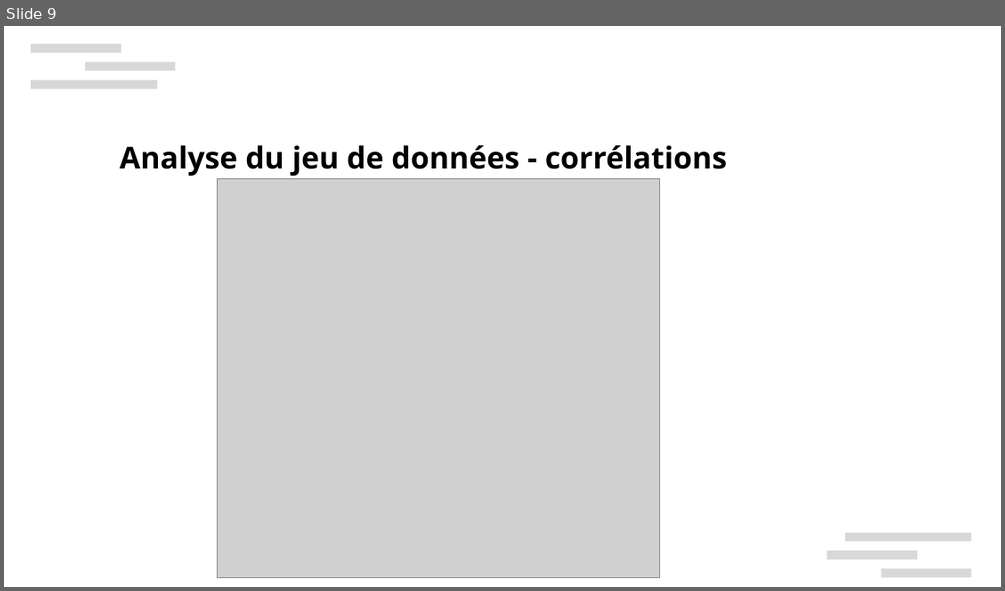
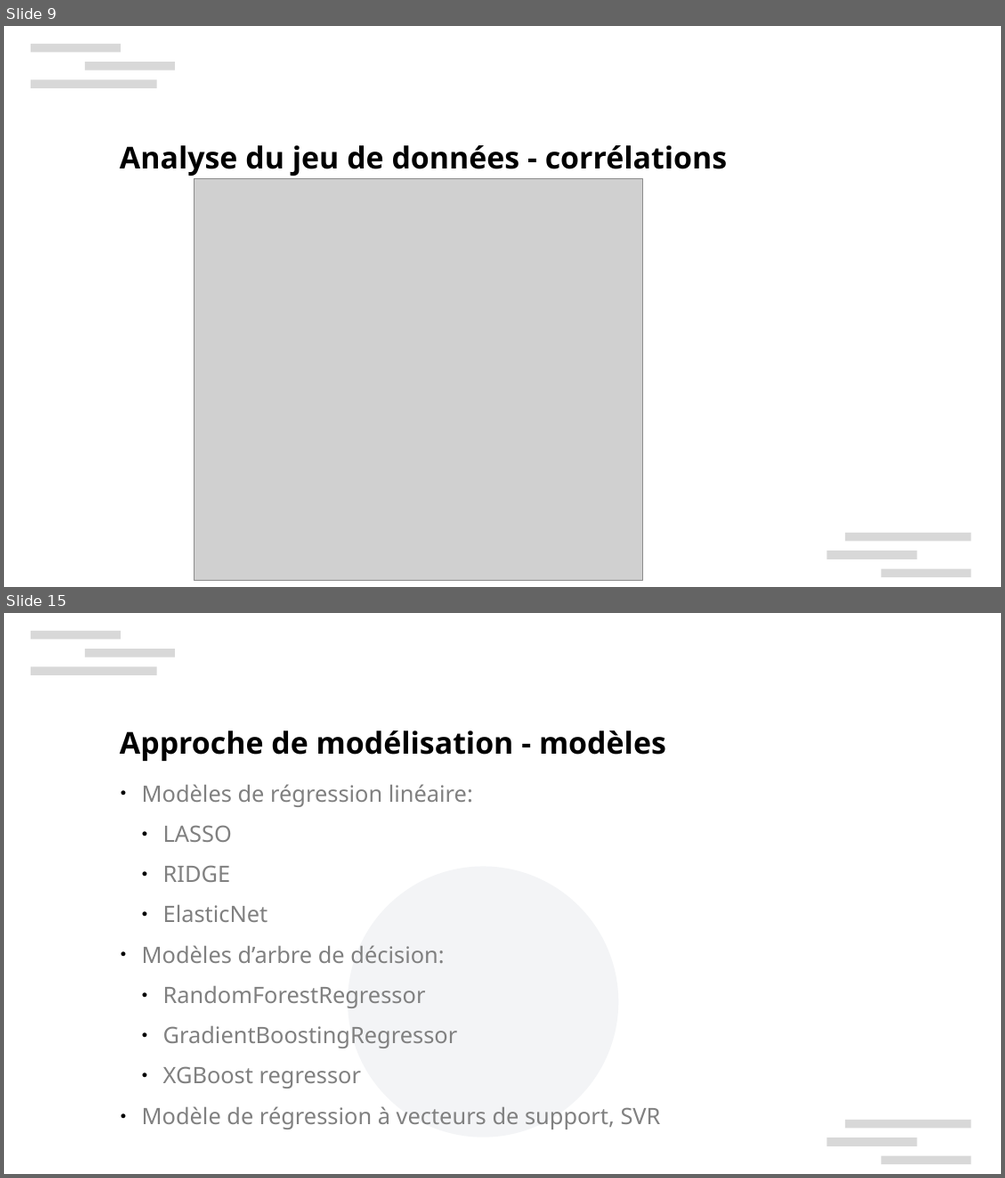
Before and after one commit to xbarrelet/ml-project-3, a slide deck: Barrelet_Xavier_3_presentation_130624.pptx. Shown one above the other, each under a label of ours: slide 9 before the commit, slides 9 and 15 after it; the slides between them are not shown. The pictures are 1005x591 and 1005x1178 pixels, drawn with LibreOffice and Linux fonts; fonts in the diff are those of the drawing; grey boxes stand for pictures; background and template pictures are left out. Boxes give left, top, right and bottom in pixels: in the first picture for what was removed or moved away, otherwise in the second. Text is boxed around its words. In the diff, an @@ line names an element or a change of style, - is before the commit and + after.

```diff
--- a/Barrelet_Xavier_3_presentation_130624.pptx
+++ b/Barrelet_Xavier_3_presentation_130624.pptx
@@ slide 15 added at [4, 613, 1001, 1174], background #FFFFFF; not listed: 6 template elements that a slide beside it also shows @@
@@ text added at [120, 730, 666, 761], 24 pt, text #000000, bold @@
+Approche de modélisation - modèles
@@ text added at [142, 784, 661, 1129], 18 pt, text #808080 @@
+● Modèles de régression linéaire:
+  ● LASSO
+  ● RIDGE
+  ● ElasticNet
+● Modèles d’arbre de décision:
+  ● RandomForestRegressor
+  ● GradientBoostingRegressor
+  ● XGBoost regressor
+● Modèle de régression à vecteurs de support, SVR
@@ ellipse added at [348, 867, 618, 1136], fill #8D99AE at 10% opacity @@
@@ slide 9 changed as well @@
@@ picture: place and size @@
-picture at [217, 179, 660, 578]
+picture at [194, 179, 643, 580]
```
Also in this commit, not shown: 5 other slides changed, 12 other slides added, 32 slides removed, 6 other files.
